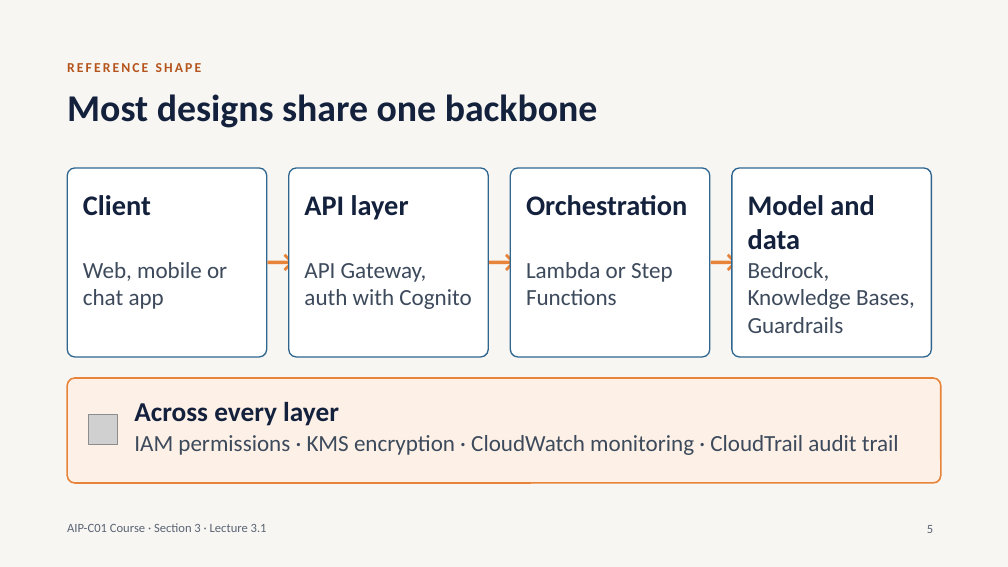
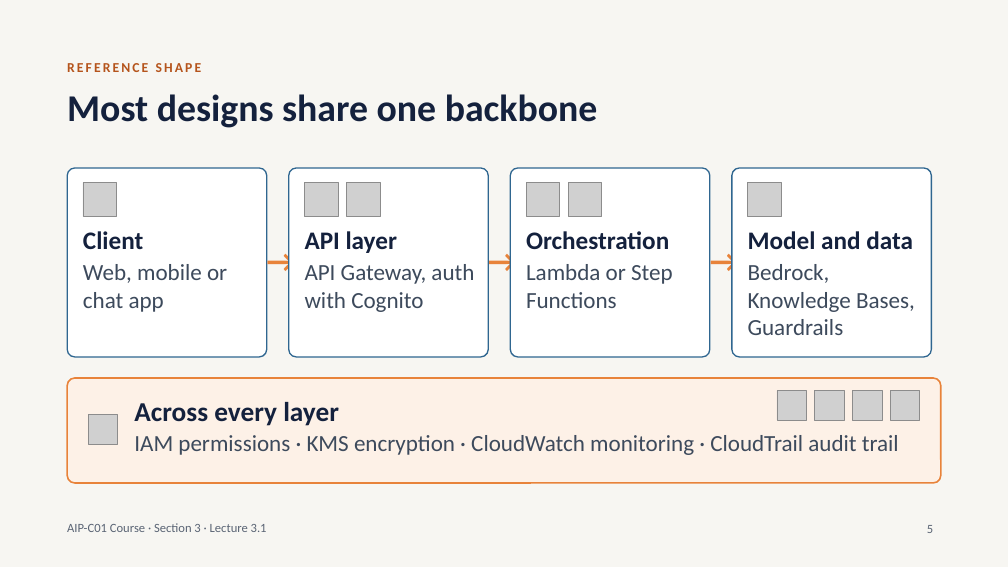
Before and after one commit to telberrak/aws-ai-developer, a slide deck: slide 5 of V2/slides/lecture-3.1.pptx. Drawn at 1008x567 pixels with LibreOffice and Linux fonts; fonts in the diff are those of the drawing; grey boxes stand for pictures. Boxes give left, top, right and bottom in pixels: in the first picture for what was removed or moved away, otherwise in the second. Text is boxed around its words. In the diff, an @@ line names an element or a change of style, - is before the commit and + after.

```diff
--- a/V2/slides/lecture-3.1.pptx
+++ b/V2/slides/lecture-3.1.pptx
@@ picture added at [83, 183, 116, 216] @@
@@ picture added at [305, 183, 338, 216] @@
@@ picture added at [346, 183, 380, 216] @@
@@ picture added at [526, 183, 560, 216] @@
@@ picture added at [568, 183, 601, 216] @@
@@ picture added at [748, 183, 781, 216] @@
@@ text "Client": place and size @@
-text "Client" at [83, 195, 151, 216]
+text "Client" at [83, 231, 143, 249]
@@ text "API layer": place and size @@
-text "API layer" at [304, 195, 409, 220]
+text "API layer" at [305, 231, 397, 253]
@@ size 27 to 24 pt in 4 elements at [748, 231, 913, 249], [83, 231, 143, 249], [305, 231, 397, 253], [526, 231, 669, 249] @@
@@ text "Orchestration": place and size @@
-text "Orchestration" at [526, 195, 687, 216]
+text "Orchestration" at [526, 231, 669, 249]
@@ text "Model and data": place and size @@
-text "Model and data" at [748, 195, 874, 250]
+text "Model and data" at [748, 231, 913, 249]
@@ text "API Gateway, auth with Cognito" rewrapped from [304, 263, 471, 309] to [305, 264, 474, 284] @@
@@ text "Lambda or Step Functions" rewrapped from [526, 262, 673, 305] to [526, 264, 673, 284] @@
@@ picture added at [777, 391, 807, 420] @@
@@ picture added at [815, 391, 845, 420] @@
@@ picture added at [853, 391, 882, 420] @@
@@ picture added at [891, 391, 920, 420] @@
```
Also in this commit, not shown: 4 other slides changed, 23 other files.
